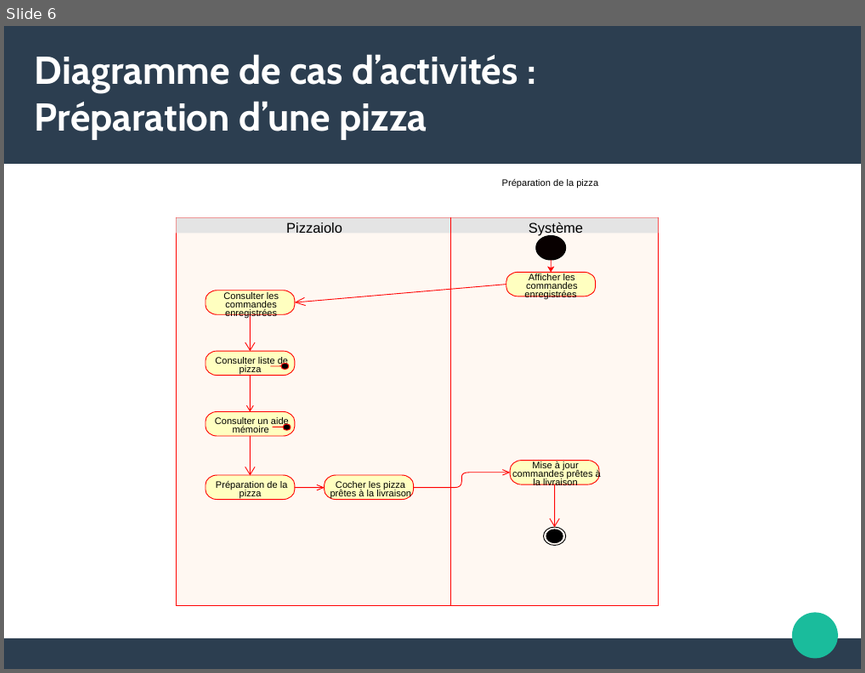
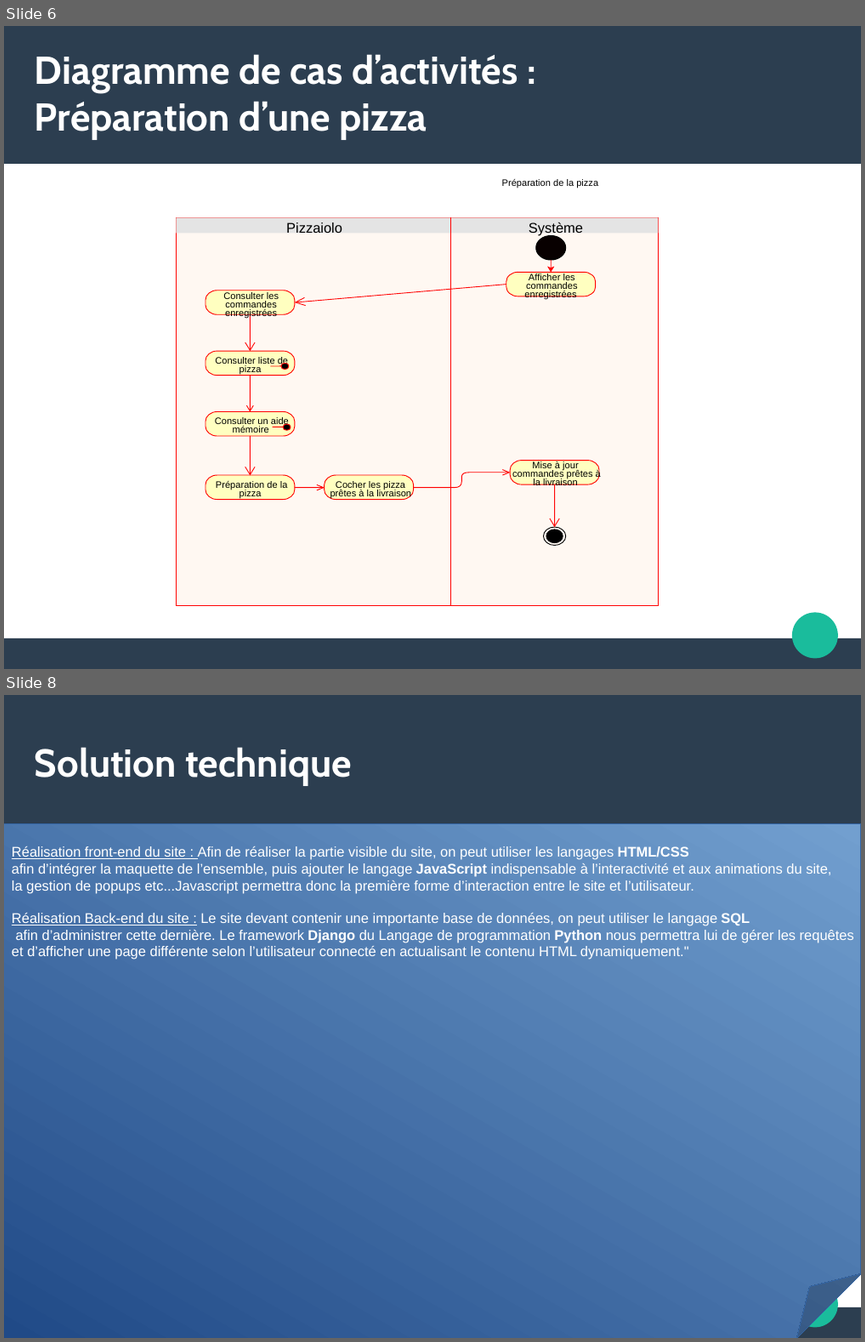
Before and after one commit to Wanbli83470/P4, a slide deck: presentation/SLIDE.odp. Shown one above the other, each under a label of ours: slide 6 before the commit, slides 6 and 8 after it; the slides between them are not shown. The pictures are 865x673 and 865x1342 pixels, drawn with LibreOffice and Linux fonts; fonts in the diff are those of the drawing. Boxes give left, top, right and bottom in pixels: in the first picture for what was removed or moved away, otherwise in the second. Text is boxed around its words. In the diff, an @@ line names an element or a change of style, - is before the commit and + after.

Commit message:
reprise des spécifications technique et intégration dans le slide

```diff
--- a/presentation/SLIDE.odp
+++ b/presentation/SLIDE.odp
@@ slide 8 added at [4, 695, 861, 1338], background #FFFFFF; not listed: 3 template elements that a slide beside it also shows @@
@@ title added at [35, 747, 352, 786], 36 pt, text #FFFFFF, bold @@
+Solution technique
@@ folded corner added at [4, 823, 861, 1338], fill gradient #204A87 to #729FCF, outline #3465A4 0 pt, 13 pt, text #FFFFFF @@
+Réalisation front-end du site : Afin de réaliser la partie visible du site, on peut utiliser les langages HTML/CSS
+afin d’intégrer la maquette de l’ensemble, puis ajouter le langage JavaScript indispensable à l’interactivité et aux animations du site,
+la gestion de popups etc...Javascript permettra donc la première forme d’interaction entre le site et l’utilisateur.
+Réalisation Back-end du site : Le site devant contenir une importante base de données, on peut utiliser le langage SQL
+afin d’administrer cette dernière. Le framework Django du Langage de programmation Python nous permettra lui de gérer les requêtes
+et d’afficher une page différente selon l’utilisateur connecté en actualisant le contenu HTML dynamiquement."
```
Also in this commit, not shown: 1 other file.
